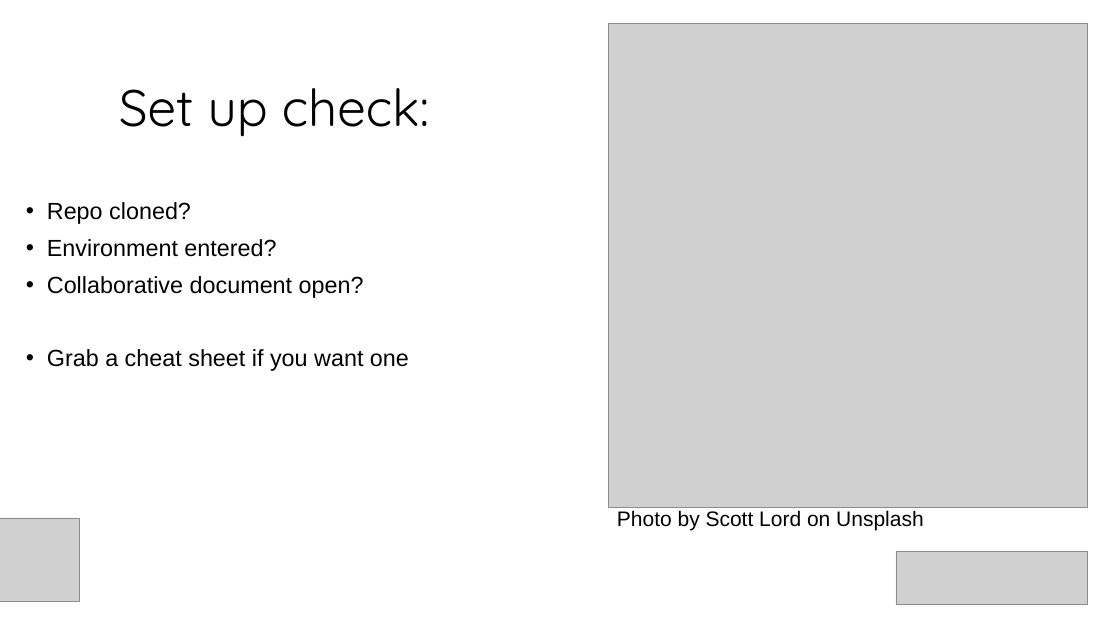
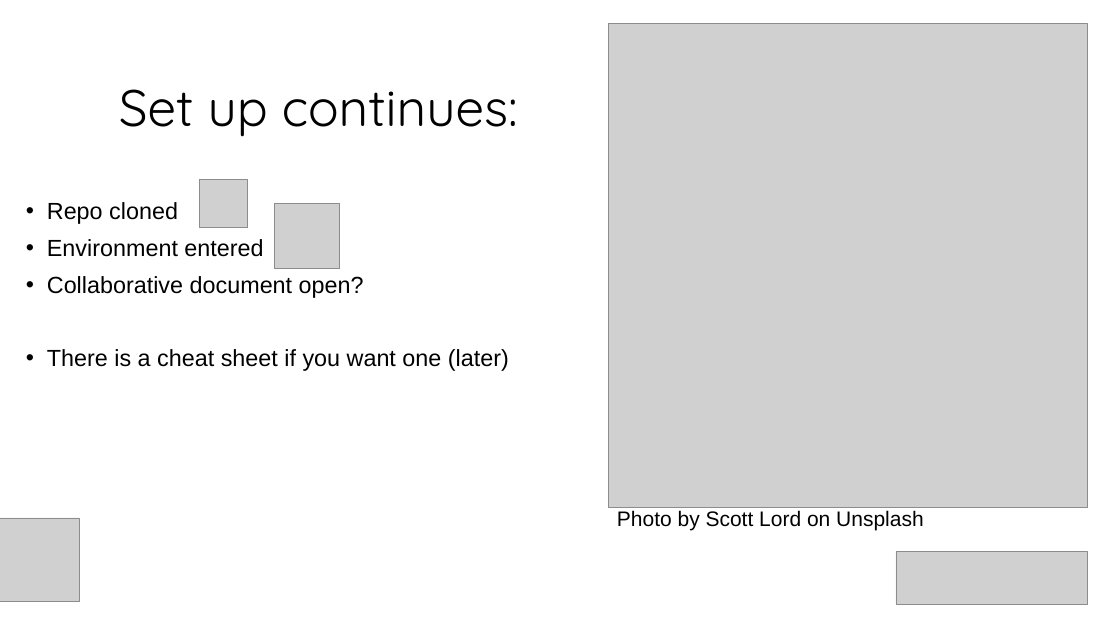
Before and after one commit to esciencecenter-digital-skills/image-processing, a slide deck: slide 2 of episodes/episode_1/image_processing_lecture1_image_basics.pptx. Drawn at 1120x630 pixels with LibreOffice and Linux fonts; fonts in the diff are those of the drawing; grey boxes stand for pictures; background and template pictures are left out. Boxes give left, top, right and bottom in pixels: in the first picture for what was removed or moved away, otherwise in the second. Text is boxed around its words. In the diff, an @@ line names an element or a change of style, - is before the commit and + after.

```diff
--- a/episodes/episode_1/image_processing_lecture1_image_basics.pptx
+++ b/episodes/episode_1/image_processing_lecture1_image_basics.pptx
@@ title at [119, 89, 518, 137]: text changed @@
-Set up check:
+Set up continues:
@@ text at [47, 202, 263, 257]: text changed @@
-• Repo cloned?
-• Environment entered?
+• Repo cloned
+• Environment entered
@@ picture added at [200, 180, 248, 228] @@
@@ picture added at [275, 203, 339, 268] @@
@@ text at [47, 349, 509, 371]: text changed @@
-• Grab a cheat sheet if you want one
+• There is a cheat sheet if you want one (later)
```
Also in this commit, not shown: 2 other files.
